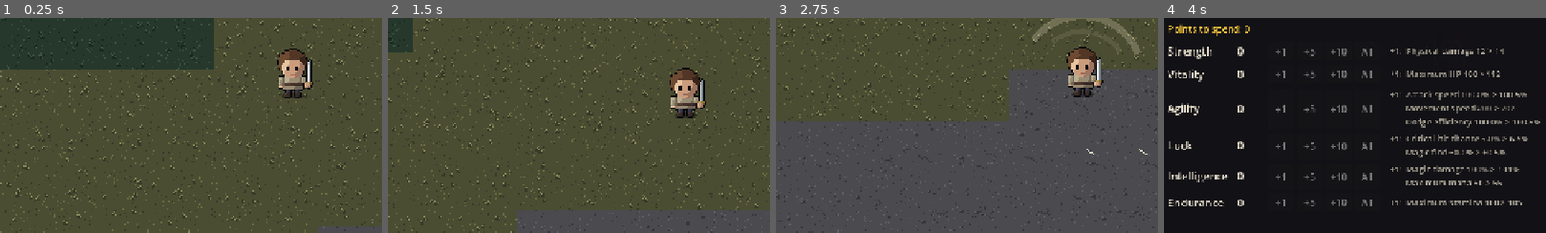
Above: before the commit, frames 1-4 (left to right).
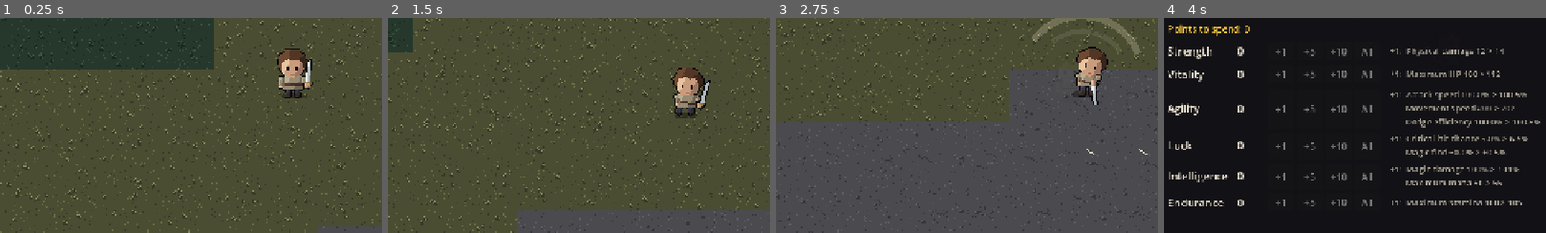
Above: after the commit, the same moments.

Repository: snamberi/Hall-Through-Heart
Game: Godot game, scene res://scenes/main.tscn
Same seed, same stepped clock (60 frames per second), same inputs: the game is played once before the commit and once after it.
Inputs (mouse positions are % of the whole screen's width and height, from its top left):
- Up to frame 1 (0.25 s): no input
- Up to frame 2 (1.5 s): tap Enter at 0.5 s; move the mouse to (72, 45) at 0.52 s; press the mouse at (72, 45) at 0.53 s; hold D (move_right) 0.53-1.28 s; tap Space (dodge) at 0.8, 1.35 s; move the mouse to (30, 55) at 1.27 s; release the mouse at (30, 55) at 1.28 s; hold S (move_down) from 1.28 s (still down)
- Up to frame 3 (2.75 s): click (30, 55) at 1.55 s; move the mouse to (60, 28) at 2.02 s; release S (move_down) at 2.03 s; press the mouse at (60, 28) at 2.03 s; hold D (move_right) from 2.03 s (still down); tap Space (dodge) at 2.3 s
- Up to frame 4 (4 s): move the mouse to (45, 70) at 2.77 s; release D (move_right) at 2.78 s; release the mouse at (45, 70) at 2.78 s; hold W (move_up) 2.78-3.53 s; tap Space (dodge) at 2.85, 3.8 s; click (45, 70) at 3.05 s; move the mouse to (80, 65) at 3.52 s; hold A (move_left) from 3.53 s (still down); tap C (toggle_character) at 3.6 s; click (80, 65) at 3.67 s
The pictures show only the part of the screen within x 12-62%, y 32-82%; the shares and areas given below are measured in that part.

The runs differ from the first frame. In frame 1, 0.2% of the frame differs, in the area x 72-82%, y 14-34%; in frame 2, 1.1%; in frame 3, 1.7%, in the area x 76-87%, y 13-41%; in frame 4, less than 0.1%.

Commit message:
Add 12-frame animations and a death and rebirth cinematic
The art generator now rigs characters and draws 12-frame sheets: idle,
run, attack, dodge, death, and rebirth for the player, and idle, walk,
windup, lunge, and death for the Husk. Animators pick the animation
from each character's state; dodging leaves fading after-images.

Dying now plays a slow-motion collapse with a camera push-in while the
world drains of colour and fades to black. The player then rises at the
Sanctuary in a pillar of light before regaining control.

Co-Authored-By: Claude Fable 5.2 <noreply@anthropic.com>
Claude-Session: https://claude.ai/code/session_018VKRMzBJrrQDcMAxNX13Ea

Diff:
--- a/scenes/enemies/husk.tscn
+++ b/scenes/enemies/husk.tscn
@@ -1,10 +1,11 @@
-[gd_scene load_steps=6 format=3]
+[gd_scene load_steps=7 format=3]
 
 [ext_resource type="Script" path="res://scripts/enemies/enemy.gd" id="1_enemy"]
 [ext_resource type="Script" path="res://scripts/combat/health.gd" id="2_health"]
 [ext_resource type="Script" path="res://scripts/ui/world_health_bar.gd" id="3_bar"]
 
-[ext_resource type="Texture2D" path="res://assets/sprites/husk.png" id="4_sprite"]
+[ext_resource type="Texture2D" path="res://assets/sprites/husk_sheet.png" id="4_sprite"]
+[ext_resource type="Script" path="res://scripts/enemies/enemy_animator.gd" id="5_animator"]
 
 [sub_resource type="CircleShape2D" id="shape_feet"]
 radius = 10.0
@@ -24,9 +25,10 @@
 
 [node name="Visual" type="Node2D" parent="."]
 
-[node name="Sprite" type="Sprite2D" parent="Visual"]
-position = Vector2(0, -19)
-texture = ExtResource("4_sprite")
+[node name="Sprite" type="AnimatedSprite2D" parent="Visual"]
+position = Vector2(0, -23)
+script = ExtResource("5_animator")
+sheet = ExtResource("4_sprite")
 
 [node name="HealthBar" type="Node2D" parent="."]
 position = Vector2(0, -46)
--- a/scenes/main.tscn
+++ b/scenes/main.tscn
@@ -10,6 +10,7 @@
 [ext_resource type="Script" path="res://scripts/ui/menu_manager.gd" id="8_menus"]
 [ext_resource type="AudioStream" path="res://assets/audio/level_up.wav" id="9_levelup"]
 [ext_resource type="Script" path="res://scripts/items/loot_dropper.gd" id="10_loot"]
+[ext_resource type="Script" path="res://scripts/effects/death_cinematic.gd" id="11_cinematic"]
 
 [node name="Main" type="Node2D"]
 y_sort_enabled = true
@@ -30,7 +31,11 @@
 
 [node name="Player" parent="." instance=ExtResource("3_player")]
 
+[node name="Cinematic" type="CanvasLayer" parent="."]
+script = ExtResource("11_cinematic")
+
 [node name="HUD" type="CanvasLayer" parent="."]
+layer = 2
 script = ExtResource("7_hud")
 
 [node name="HealthBar" type="Control" parent="HUD"]
@@ -123,6 +128,7 @@
 anchors_preset = 15
 anchor_right = 1.0
 anchor_bottom = 1.0
+offset_bottom = -340.0
 grow_horizontal = 2
 grow_vertical = 2
 theme_override_colors/font_color = Color(0.7, 0.12, 0.16, 1)
@@ -158,6 +164,7 @@
 script = ExtResource("8_menus")
 
 [node name="DebugHUD" type="CanvasLayer" parent="."]
+layer = 2
 script = ExtResource("4_debug")
 
 [node name="Label" type="Label" parent="DebugHUD"]
--- a/scenes/player.tscn
+++ b/scenes/player.tscn
@@ -4,7 +4,7 @@
 [ext_resource type="Script" path="res://scripts/combat/health.gd" id="2_health"]
 [ext_resource type="Script" path="res://scripts/combat/slash_effect.gd" id="3_slash"]
 [ext_resource type="Script" path="res://scripts/combat/resource_pool.gd" id="4_pool"]
-[ext_resource type="Texture2D" path="res://assets/sprites/player.png" id="5_sprite"]
+[ext_resource type="Script" path="res://scripts/player/player_animator.gd" id="5_sprite"]
 [ext_resource type="Script" path="res://scripts/progression/leveling.gd" id="6_leveling"]
 [ext_resource type="Script" path="res://scripts/progression/attributes.gd" id="7_attributes"]
 [ext_resource type="Script" path="res://scripts/progression/weapon_mastery.gd" id="8_mastery"]
@@ -57,9 +57,9 @@
 
 [node name="Visual" type="Node2D" parent="."]
 
-[node name="Sprite" type="Sprite2D" parent="Visual"]
-position = Vector2(0, -19)
-texture = ExtResource("5_sprite")
+[node name="Sprite" type="AnimatedSprite2D" parent="Visual"]
+position = Vector2(0, -23)
+script = ExtResource("5_sprite")
 
 [node name="Slash" type="Node2D" parent="."]
 position = Vector2(0, -14)
--- /dev/null
+++ b/scripts/effects/death_cinematic.gd
@@ -0,0 +1,123 @@
+extends CanvasLayer
+## The death and rebirth sequences: slow motion, a camera push-in, the world
+## draining of colour and fading to black, then light returning.
+##
+## The screen effect is a shader over everything below this layer; the HUD
+## sits above it so messages stay readable.
+
+const SHADER := """
+shader_type canvas_item;
+uniform sampler2D screen : hint_screen_texture, filter_linear;
+uniform float drain : hint_range(0.0, 1.0) = 0.0;
+uniform float blackout : hint_range(0.0, 1.0) = 0.0;
+uniform float flash : hint_range(0.0, 1.0) = 0.0;
+
+void fragment() {
+	vec3 colour = texture(screen, SCREEN_UV).rgb;
+	float grey = dot(colour, vec3(0.3, 0.59, 0.11));
+	// Drain towards a cold, blood-tinted monochrome.
+	colour = mix(colour, vec3(grey * 1.05, grey * 0.72, grey * 0.72), drain);
+	float edge = distance(UV, vec2(0.5)) * 1.6;
+	colour *= 1.0 - drain * smoothstep(0.35, 1.1, edge);
+	colour = mix(colour, vec3(0.0), blackout);
+	colour = mix(colour, vec3(1.0, 0.95, 0.8), flash);
+	COLOR = vec4(colour, 1.0);
+}
+"""
+const ZOOM_NORMAL := Vector2(2.0, 2.0)
+const ZOOM_CLOSE := Vector2(3.0, 3.0)
+
+var _material: ShaderMaterial
+var _rect: ColorRect
+
+
+func _ready() -> void:
+	var shader := Shader.new()
+	shader.code = SHADER
+	_material = ShaderMaterial.new()
+	_material.shader = shader
+	_rect = ColorRect.new()
+	_rect.material = _material
+	_rect.set_anchors_preset(Control.PRESET_FULL_RECT)
+	_rect.mouse_filter = Control.MOUSE_FILTER_IGNORE
+	_rect.visible = false
+	add_child(_rect)
+
+
+## Plays the death sequence and returns once the screen is black.
+## `show_message` is called part-way through, when the death text should appear.
+func play_death(player: Player, show_message: Callable) -> void:
+	_rect.visible = true
+	_spawn_death_motes(player)
+	Engine.time_scale = 0.35
+
+	var tween := _tween()
+	tween.set_parallel()
+	tween.tween_method(_set_effect.bind("drain"), 0.0, 1.0, 1.1)
+	tween.tween_property(player.camera, "zoom", ZOOM_CLOSE, 1.6).set_ease(Tween.EASE_OUT).set_trans(Tween.TRANS_CUBIC)
+
+	await _real_seconds(0.6)
+	Engine.time_scale = 1.0
+	await _real_seconds(0.6)
+	show_message.call()
+	await _real_seconds(1.6)
+	var fade := _tween()
+	fade.tween_method(_set_effect.bind("blackout"), 0.0, 1.0, 0.8)
+	await fade.finished
+	await _real_seconds(0.4)
+
+
+## Plays the rebirth sequence. Call after the player has been moved; returns
+## when the player is back in control.
+func play_rebirth(player: Player) -> void:
+	player.camera.zoom = ZOOM_CLOSE
+	LightPillar.spawn(player.get_parent(), player.global_position)
+	player.begin_rebirth()
+
+	var tween := _tween()
+	tween.set_parallel()
+	tween.tween_method(_set_effect.bind("blackout"), 1.0, 0.0, 0.7)
+	tween.tween_method(_set_effect.bind("drain"), 1.0, 0.0, 1.4)
+	tween.tween_property(player.camera, "zoom", ZOOM_NORMAL, 1.5).set_ease(Tween.EASE_IN_OUT).set_trans(Tween.TRANS_CUBIC)
+
+	await player.rebirth_finished
+	RingBurst.spawn(player.get_parent(), player.global_position + Vector2(0, -16), Color(1.0, 0.92, 0.65), 130.0)
+	var flash := _tween()
+	flash.tween_method(_set_effect.bind("flash"), 0.25, 0.0, 0.4)
+	await tween.finished
+	_rect.visible = false
+
+
+func _set_effect(value: float, parameter: String) -> void:
+	_material.set_shader_parameter(parameter, value)
+
+
+func _tween() -> Tween:
+	return create_tween().set_ignore_time_scale(true)
+
+
+func _real_seconds(seconds: float) -> Signal:
+	return get_tree().create_timer(seconds, true, false, true).timeout
+
+
+func _spawn_death_motes(player: Player) -> void:
+	var motes := CPUParticles2D.new()
+	motes.amount = 28
+	motes.lifetime = 1.6
+	motes.one_shot = true
+	motes.explosiveness = 0.1
+	motes.emission_shape = CPUParticles2D.EMISSION_SHAPE_SPHERE
+	motes.emission_sphere_radius = 14.0
+	motes.direction = Vector2.UP
+	motes.spread = 25.0
+	motes.gravity = Vector2(0, -30.0)
+	motes.initial_velocity_min = 10.0
+	motes.initial_velocity_max = 45.0
+	motes.scale_amount_min = 2.0
+	motes.scale_amount_max = 3.0
+	motes.color = Color(0.55, 0.08, 0.12, 0.9)
+	motes.position = player.global_position + Vector2(0, -14)
+	motes.z_index = 40
+	player.get_parent().add_child(motes)
+	motes.emitting = true
+	get_tree().create_timer(4.0).timeout.connect(motes.queue_free)
--- /dev/null
+++ b/scripts/effects/light_pillar.gd
@@ -0,0 +1,59 @@
+class_name LightPillar
+extends Node2D
+## A column of light with rising motes, for the player's rebirth.
+
+const HEIGHT := 420.0
+
+var _width := 0.0
+var _color := Color(1.0, 0.9, 0.6)
+
+
+static func spawn(parent: Node, at: Vector2, color: Color = Color(1.0, 0.9, 0.6)) -> void:
+	var pillar := LightPillar.new()
+	pillar._color = color
+	pillar.position = at
+	pillar.z_index = 40
+	parent.add_child(pillar)
+
+	var motes := CPUParticles2D.new()
+	motes.amount = 36
+	motes.lifetime = 1.4
+	motes.one_shot = true
+	motes.explosiveness = 0.2
+	motes.emission_shape = CPUParticles2D.EMISSION_SHAPE_RECTANGLE
+	motes.emission_rect_extents = Vector2(22.0, 6.0)
+	motes.direction = Vector2.UP
+	motes.spread = 12.0
+	motes.gravity = Vector2.ZERO
+	motes.initial_velocity_min = 40.0
+	motes.initial_velocity_max = 110.0
+	motes.scale_amount_min = 2.0
+	motes.scale_amount_max = 4.0
+	motes.color = color
+	pillar.add_child(motes)
+	motes.emitting = true
+
+	var tween := pillar.create_tween()
+	tween.tween_method(pillar._set_width, 0.0, 34.0, 0.25).set_ease(Tween.EASE_OUT)
+	tween.tween_interval(0.5)
+	tween.tween_method(pillar._set_width, 34.0, 0.0, 0.8).set_ease(Tween.EASE_IN)
+	tween.tween_interval(0.6)
+	tween.tween_callback(pillar.queue_free)
+
+
+func _set_width(value: float) -> void:
+	_width = value
+	queue_redraw()
+
+
+func _draw() -> void:
+	if _width <= 0.5:
+		return
+	var clear := Color(_color, 0.0)
+	for layer: Array in [[1.0, 0.22], [0.55, 0.35], [0.2, 0.6]]:
+		var half: float = _width * layer[0]
+		var solid := Color(_color, layer[1])
+		draw_polygon(
+			PackedVector2Array([Vector2(-half, 0), Vector2(half, 0), Vector2(half, -HEIGHT), Vector2(-half, -HEIGHT)]),
+			PackedColorArray([solid, solid, clear, clear])
+		)
--- /dev/null
+++ b/scripts/effects/sheet_animations.gd
@@ -0,0 +1,28 @@
+class_name SheetAnimations
+extends RefCounted
+## Builds SpriteFrames from a sprite sheet with one animation per row.
+
+const FRAMES_PER_ANIMATION := 12
+
+
+## `rows` lists the animations top to bottom: [{"name", "seconds", "loop"}].
+## "seconds" is how long the 12 frames take at normal speed.
+static func build(sheet: Texture2D, frame_size: int, rows: Array[Dictionary]) -> SpriteFrames:
+	var frames := SpriteFrames.new()
+	frames.remove_animation("default")
+	for row in rows.size():
+		var animation: String = rows[row]["name"]
+		frames.add_animation(animation)
+		frames.set_animation_speed(animation, FRAMES_PER_ANIMATION / float(rows[row]["seconds"]))
+		frames.set_animation_loop(animation, rows[row]["loop"])
+		for column in FRAMES_PER_ANIMATION:
+			var frame := AtlasTexture.new()
+			frame.atlas = sheet
+			frame.region = Rect2(column * frame_size, row * frame_size, frame_size, frame_size)
+			frames.add_frame(animation, frame)
+	return frames
+
+
+## Default length of an animation in seconds.
+static func seconds(frames: SpriteFrames, animation: String) -> float:
+	return FRAMES_PER_ANIMATION / frames.get_animation_speed(animation)
--- a/scripts/enemies/enemy.gd
+++ b/scripts/enemies/enemy.gd
@@ -65,6 +65,7 @@
 
 @onready var health: Health = $Health
 @onready var _visual: Node2D = $Visual
+@onready var _animator: EnemyAnimator = $Visual/Sprite
 
 
 ## Sets level and rank. Call before adding the enemy to the scene.
@@ -218,9 +219,13 @@
 	})
 	if _flash_tween:
 		_flash_tween.kill()
+	$HealthBar.visible = false
 	_visual.modulate = Color(4.0, 4.0, 4.0)
 	var tween := create_tween()
-	tween.tween_property(self, "modulate:a", 0.0, 0.35)
+	tween.tween_property(_visual, "modulate", _tint, 0.15)
+	# Let the collapse play, lie still a moment, then fade away.
+	tween.tween_interval(_animator.death_seconds() + 0.25)
+	tween.tween_property(self, "modulate:a", 0.0, 0.4)
 	tween.tween_callback(queue_free)
 
 
--- /dev/null
+++ b/scripts/enemies/enemy_animator.gd
@@ -0,0 +1,51 @@
+class_name EnemyAnimator
+extends AnimatedSprite2D
+## Plays an enemy's animation from its state.
+##
+## Works for any enemy whose sheet has these rows of 12 frames, in order:
+## idle, walk, windup, lunge, death.
+
+const ROWS: Array[Dictionary] = [
+	{"name": "idle", "seconds": 1.2, "loop": true},
+	{"name": "walk", "seconds": 0.7, "loop": true},
+	{"name": "windup", "seconds": 0.45, "loop": false},
+	{"name": "lunge", "seconds": 0.22, "loop": false},
+	{"name": "death", "seconds": 0.6, "loop": false},
+]
+
+@export var sheet: Texture2D
+@export var frame_size := 64
+
+@onready var _enemy: Enemy = owner
+
+
+func _ready() -> void:
+	sprite_frames = SheetAnimations.build(sheet, frame_size, ROWS)
+	play("idle")
+
+
+func _process(_delta: float) -> void:
+	match _enemy.state:
+		Enemy.State.WINDUP:
+			_play_for("windup", _enemy.windup_time)
+		Enemy.State.LUNGE:
+			_play_for("lunge", _enemy.lunge_time)
+		Enemy.State.DEAD:
+			_play_for("death", death_seconds())
+		_:
+			var moving := _enemy.velocity.length() > 8.0
+			speed_scale = 1.6 if _enemy.state == Enemy.State.CHASE else 1.0
+			var wanted := "walk" if moving else "idle"
+			if animation != wanted:
+				play(wanted)
+
+
+func death_seconds() -> float:
+	return SheetAnimations.seconds(sprite_frames, "death")
+
+
+func _play_for(animation_name: String, duration: float) -> void:
+	if animation == animation_name:
+		return
+	speed_scale = SheetAnimations.seconds(sprite_frames, animation_name) / maxf(duration, 0.05)
+	play(animation_name)
--- a/scripts/main.gd
+++ b/scripts/main.gd
@@ -5,8 +5,6 @@
 ## World seed. Leave at 0 to use the saved world, or a new random one if
 ## there is no save. Set a number to force that world.
 @export var world_seed := 0
-## Seconds between dying and waking up at the starting area.
-@export var respawn_delay := 3.0
 
 var _active_seed := 0
 
@@ -14,6 +12,7 @@
 @onready var _player: Player = $Player
 @onready var _spawner: EnemySpawner = $Enemies
 @onready var _loot: Node2D = $Loot
+@onready var _cinematic: CanvasLayer = $Cinematic
 @onready var _hud: CanvasLayer = $HUD
 @onready var _menus: CanvasLayer = $Menus
 @onready var _debug_hud: CanvasLayer = $DebugHUD
@@ -54,8 +53,7 @@
 
 
 func _on_player_died(xp_lost: int) -> void:
-	_hud.show_death(xp_lost, START_NAME)
-	await get_tree().create_timer(respawn_delay).timeout
+	await _cinematic.play_death(_player, _hud.show_death.bind(xp_lost, START_NAME))
 	_place_player_at_start()
-	_player.revive()
 	_hud.hide_death()
+	await _cinematic.play_rebirth(_player)
--- a/scripts/player/player.gd
+++ b/scripts/player/player.gd
@@ -6,8 +6,10 @@
 ## Stats); this script only reads the numbers they produce.
 
 signal died(xp_lost: int)
-
-enum State { MOVE, ATTACK, DODGE, DEAD }
+## The rebirth animation has ended and the player can move again.
+signal rebirth_finished
+
+enum State { MOVE, ATTACK, DODGE, DEAD, REVIVING }
 
 @export_group("Movement")
 ## How quickly the player reaches full speed and stops, in pixels/second².
@@ -56,6 +58,7 @@
 @onready var equipment: Equipment = $Equipment
 @onready var camera: Camera2D = $Camera
 @onready var _visual: Node2D = $Visual
+@onready var _animator: PlayerAnimator = $Visual/Sprite
 @onready var _slash: SlashEffect = $Slash
 
 
@@ -75,7 +78,7 @@
 
 
 func _physics_process(delta: float) -> void:
-	if state == State.DEAD:
+	if state == State.DEAD or state == State.REVIVING:
 		return
 	_attack_cooldown_left = maxf(_attack_cooldown_left - delta, 0.0)
 	_dodge_cooldown_left = maxf(_dodge_cooldown_left - delta, 0.0)
@@ -99,8 +102,9 @@
 	move_and_slide()
 
 
+## True while dead and while rising again; enemies ignore the player.
 func is_dead() -> bool:
-	return state == State.DEAD
+	return state == State.DEAD or state == State.REVIVING
 
 
 ## Swings at everything in an arc in front of the player.
@@ -114,6 +118,8 @@
 	var attack_arc: float = weapon["arc"]
 	_attack_cooldown_left = weapon["cooldown"] / stats.get_stat("attack_speed")
 	velocity = direction * 130.0
+	# The swing animation fills the gap until the next swing is ready.
+	_animator.play_attack(clampf(_attack_cooldown_left, attack_duration, 0.4))
 	_slash.play(direction, attack_range, deg_to_rad(attack_arc), attack_duration + 0.08)
 
 	var half_arc := deg_to_rad(attack_arc) / 2.0
@@ -137,7 +143,7 @@
 
 
 func take_damage(amount: float, source_position: Vector2, attacker_level: int = 1) -> void:
-	if state == State.DEAD or _invulnerable_left > 0.0:
+	if is_dead() or _invulnerable_left > 0.0:
 		return
 	amount = maxf(amount * (1.0 - stats.damage_reduction(attacker_level)), 1.0)
 	health.take_damage(amount)
@@ -145,7 +151,8 @@
 	if health.is_dead():
 		state = State.DEAD
 		velocity = Vector2.ZERO
-		_visual.modulate.a = 0.0
+		_visual.modulate.a = 1.0
+		_animator.play_death()
 		var xp_lost := leveling.apply_death_penalty()
 		died.emit(xp_lost)
 		Events.player_died.emit(xp_lost)
@@ -155,13 +162,18 @@
 	velocity = source_position.direction_to(global_position) * 300.0 * (1.0 - resistance)
 
 
-## Brings the player back at full health. Main calls this after moving them.
-func revive() -> void:
+## Starts rising from the ground at full health. Call after moving the
+## player to where they wake; rebirth_finished fires when they can move.
+func begin_rebirth() -> void:
+	state = State.REVIVING
 	_restore_all()
+	velocity = Vector2.ZERO
+	_visual.modulate.a = 1.0
+	_animator.play_rebirth()
+	await _animator.rebirth_finished
 	state = State.MOVE
-	velocity = Vector2.ZERO
 	_invulnerable_left = 1.5
-	_visual.modulate.a = 1.0
+	rebirth_finished.emit()
 
 
 func save_data() -> Dictionary:
@@ -216,7 +228,7 @@
 
 func _on_leveled_up(_level: int) -> void:
 	attributes.grant_points(Leveling.STAT_POINTS_PER_LEVEL)
-	if state != State.DEAD:
+	if not is_dead():
 		_restore_all()
 	RingBurst.spawn(get_parent(), global_position + Vector2(0, -16), Color(1.0, 0.82, 0.3))
 
--- /dev/null
+++ b/scripts/player/player_animator.gd
@@ -0,0 +1,100 @@
+class_name PlayerAnimator
+extends AnimatedSprite2D
+## Picks and plays the player's animation from what the player is doing.
+##
+## Sheet rows (12 frames each) must match ROWS; see tools/generate_art.py.
+
+signal rebirth_finished
+
+const SHEET: Texture2D = preload("res://assets/sprites/player_sheet.png")
+const FRAME_SIZE := 64
+const ROWS: Array[Dictionary] = [
+	{"name": "idle", "seconds": 1.2, "loop": true},
+	{"name": "run", "seconds": 0.6, "loop": true},
+	{"name": "attack", "seconds": 0.3, "loop": false},
+	{"name": "dodge", "seconds": 0.22, "loop": false},
+	{"name": "death", "seconds": 1.3, "loop": false},
+	{"name": "rebirth", "seconds": 1.3, "loop": false},
+]
+## Seconds between fading after-images while dodging.
+const GHOST_INTERVAL := 0.04
+
+## An animation that must finish before movement animations resume.
+var _busy := ""
+var _ghost_left := 0.0
+
+@onready var _player: Player = owner
+
+
+func _ready() -> void:
+	sprite_frames = SheetAnimations.build(SHEET, FRAME_SIZE, ROWS)
+	animation_finished.connect(_on_animation_finished)
+	play("idle")
+
+
+func _process(delta: float) -> void:
+	match _player.state:
+		Player.State.DEAD, Player.State.REVIVING:
+			return
+		Player.State.DODGE:
+			_play_for("dodge", _player.dodge_duration)
+			_busy = ""
+			_ghost_left -= delta
+			if _ghost_left <= 0.0:
+				_ghost_left = GHOST_INTERVAL
+				_spawn_ghost()
+			return
+	if _busy != "":
+		return
+	if _player.velocity.length() > 20.0:
+		# Legs keep pace with how fast the player actually moves.
+		speed_scale = clampf(_player.velocity.length() / 200.0, 0.6, 1.8)
+		if animation != "run":
+			play("run")
+	else:
+		speed_scale = 1.0
+		if animation != "idle":
+			play("idle")
+
+
+## Plays the swing, fitted into `duration` seconds.
+func play_attack(duration: float) -> void:
+	_busy = "attack"
+	_play_for("attack", duration, true)
+
+
+func play_death() -> void:
+	_busy = "death"
+	_play_for("death", SheetAnimations.seconds(sprite_frames, "death"), true)
+
+
+func play_rebirth() -> void:
+	_busy = "rebirth"
+	_play_for("rebirth", SheetAnimations.seconds(sprite_frames, "rebirth"), true)
+
+
+func _play_for(animation_name: String, duration: float, restart: bool = false) -> void:
+	if animation == animation_name and not restart:
+		return
+	speed_scale = SheetAnimations.seconds(sprite_frames, animation_name) / maxf(duration, 0.05)
+	stop()
+	play(animation_name)
+
+
+func _on_animation_finished() -> void:
+	if animation == "rebirth":
+		rebirth_finished.emit()
+	if animation == _busy and animation != "death":
+		_busy = ""
+
+
+func _spawn_ghost() -> void:
+	var ghost := Sprite2D.new()
+	ghost.texture = sprite_frames.get_frame_texture(animation, frame)
+	ghost.global_position = global_position
+	ghost.scale = global_scale
+	ghost.modulate = Color(0.7, 0.85, 1.0, 0.45)
+	_player.get_parent().add_child(ghost)
+	var tween := ghost.create_tween()
+	tween.tween_property(ghost, "modulate:a", 0.0, 0.25)
+	tween.tween_callback(ghost.queue_free)
Binary file removed: assets/sprites/husk.png
Binary file added: assets/sprites/husk_sheet.png
Not shown, changed: assets/sprites/husk_sheet.png.import
Binary file removed: assets/sprites/player.png
Binary file added: assets/sprites/player_sheet.png
Not shown, changed: assets/sprites/player_sheet.png.import
Not shown: 1 places in scenes/main.tscn that only renumber resources
Not shown, added: scripts/effects/death_cinematic.gd.uid
Not shown, added: scripts/effects/light_pillar.gd.uid
Not shown, added: scripts/effects/sheet_animations.gd.uid
Not shown, added: scripts/enemies/enemy_animator.gd.uid
Not shown, added: scripts/player/player_animator.gd.uid
